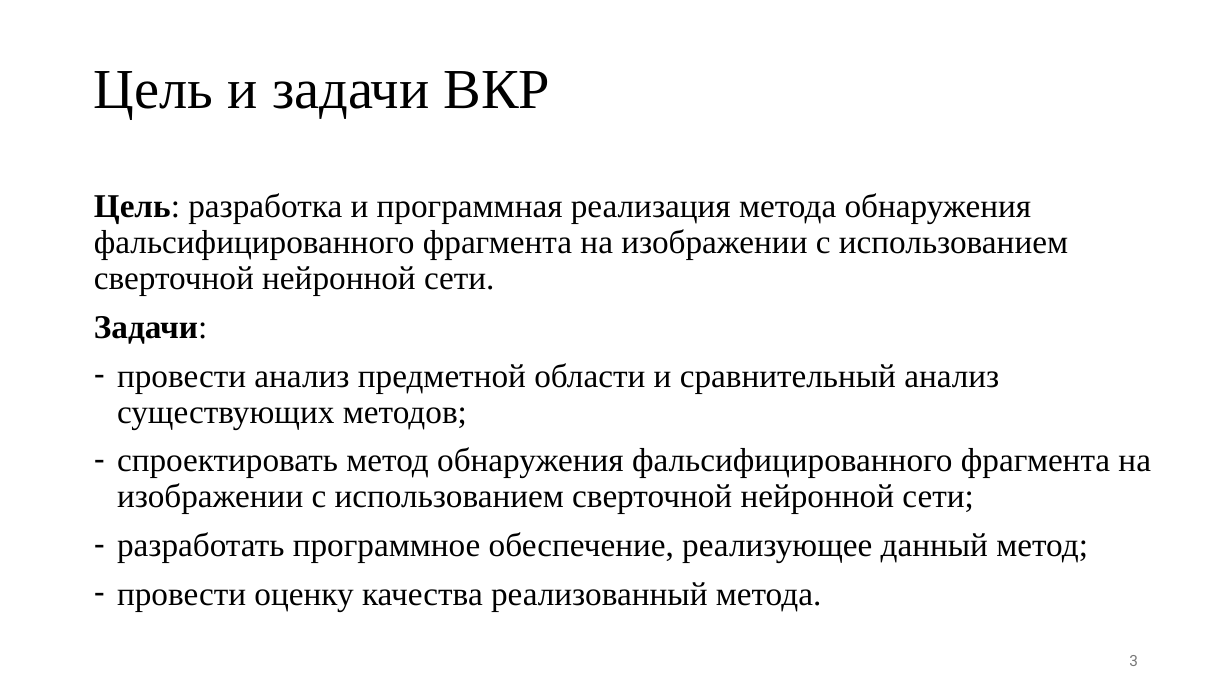
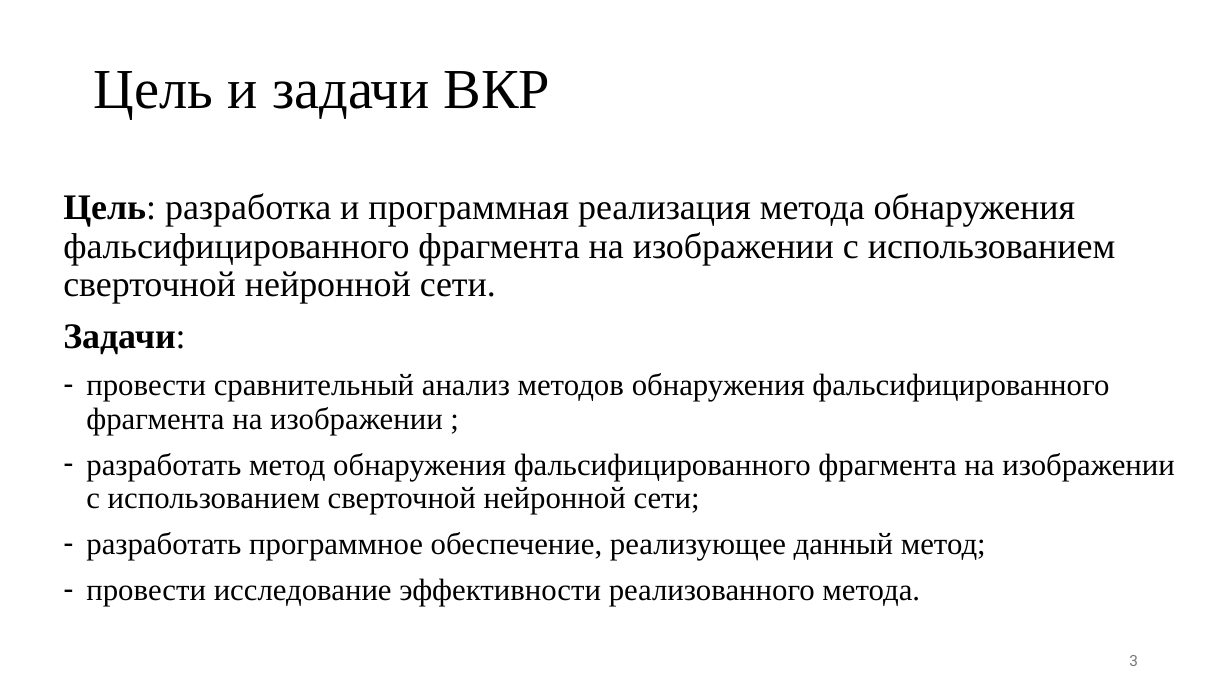
Before and after one commit to jokerva1010123/BMSTU-Diplom-Magis, a slide deck: slide 3 of presentation.pptx. Drawn at 1232x693 pixels with LibreOffice and Linux fonts; fonts in the diff are those of the drawing. Boxes give left, top, right and bottom in pixels: in the first picture for what was removed or moved away, otherwise in the second. Text is boxed around its words. In the diff, an @@ line names an element or a change of style, - is before the commit and + after.

```diff
--- a/presentation.pptx
+++ b/presentation.pptx
@@ text "Цель: разработка и программная реализация ..." moved from (x1=94, y1=193, x2=1151, y2=612) to (x1=63, y1=193, x2=1175, y2=606) @@
@@ text at (x1=63, y1=193, x2=1116, y2=560): size 25.9 to 28 pt in "Цель: разработка и программная реализация метода обнаружения ...", "Задачи:"; size 25.9 to 24 pt in "разработать программное обеспечение, реализующее данный мето ..." @@
@@ text at (x1=86, y1=373, x2=1175, y2=514): text changed; size 25.9 to 24 pt @@
-– провести анализ предметной области и сравнительный анализ существующих методов;
-– спроектировать метод обнаружения фальсифицированного фрагмента на изображении с использованием сверточной нейронной сети;
+– провести сравнительный анализ методов обнаружения фальсифицированного фрагмента на изображении ;
+– разработать метод обнаружения фальсифицированного фрагмента на изображении с использованием сверточной нейронной сети;
@@ text at (x1=86, y1=578, x2=920, y2=606): text changed; size 25.9 to 24 pt @@
-– провести оценку качества реализованный метода.
+– провести исследование эффективности реализованного метода.
```
Also in this commit, not shown: 2 other slides changed, 5 other files.
